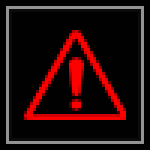
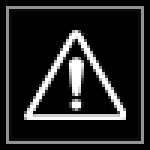
Two versions of the same layered image (w=150, h=150). Layer-by-layer changes:
pixels changed over 24, 30, 126, 120 (layer not identified)
